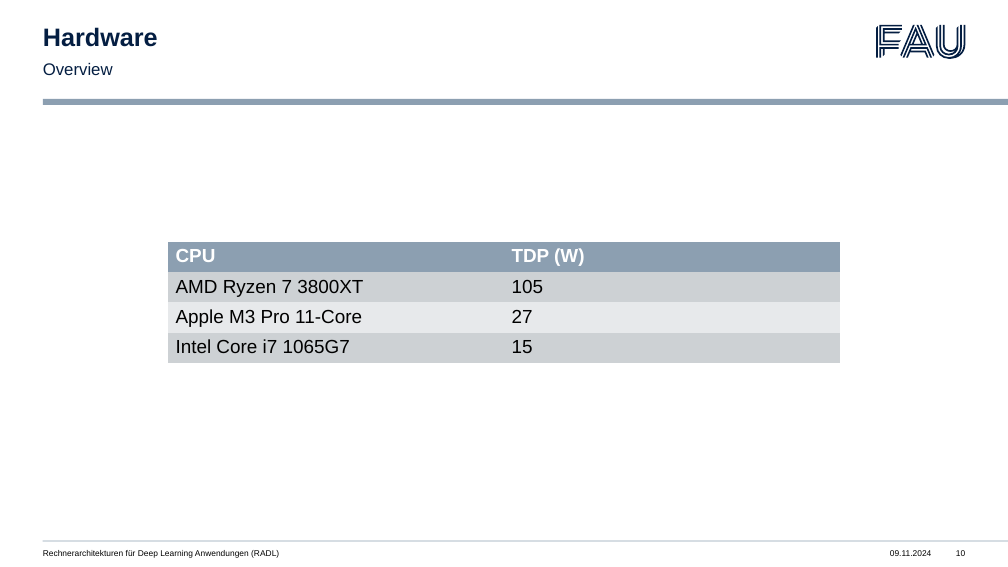
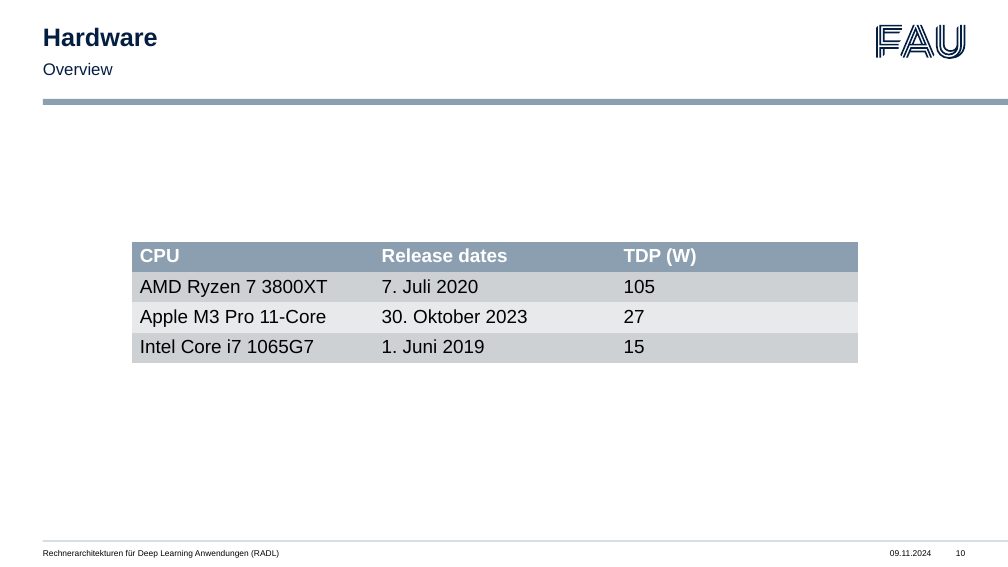
Before and after one commit to libalis/radl, a slide deck: slide 10 of Presentations/1. Presentation/1. Presentation.pptx. Drawn at 1008x567 pixels with LibreOffice and Linux fonts; fonts in the diff are those of the drawing. Boxes give left, top, right and bottom in pixels: in the first picture for what was removed or moved away, otherwise in the second. Text is boxed around its words. In the diff, an @@ line names an element or a change of style, - is before the commit and + after.

```diff
--- a/Presentations/1. Presentation/1. Presentation.pptx
+++ b/Presentations/1. Presentation/1. Presentation.pptx
@@ table at (132, 242, 858, 363) @@
+column 2: Release dates | 7. Juli 2020 | 30. Oktober 2023 | 1. Juni 2019
@@ table: place and size @@
-table at (168, 242, 839, 364)
+table at (132, 242, 858, 363)
```
Also in this commit, not shown: 1 other slide changed, 1 other file.
